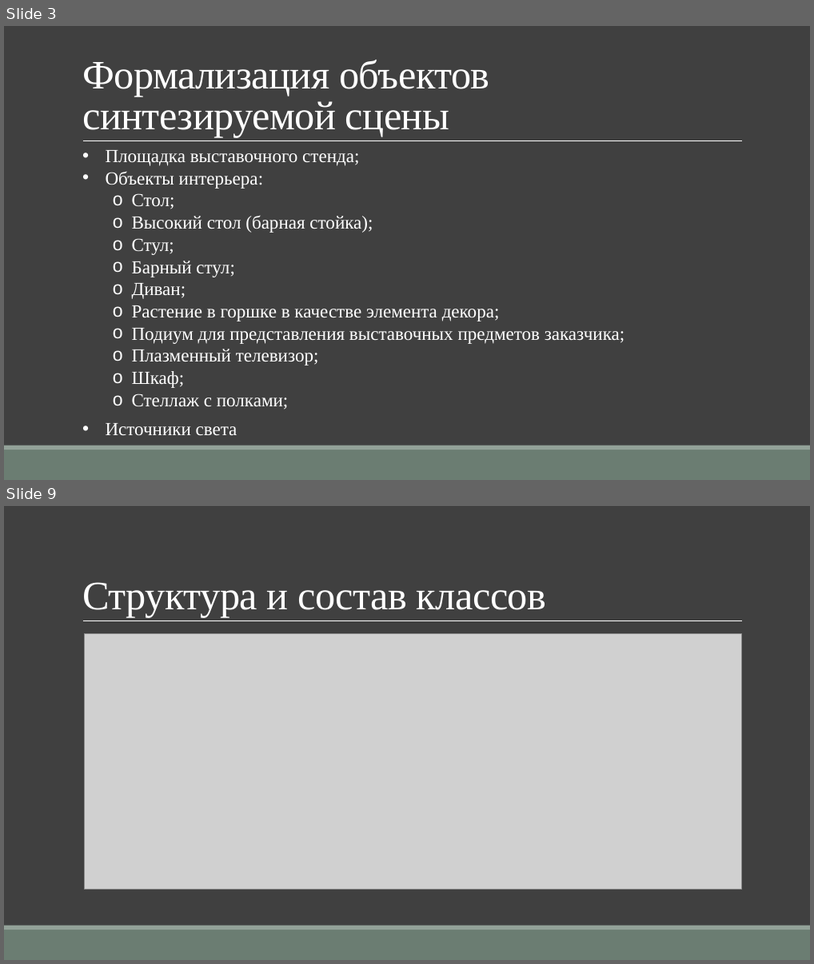
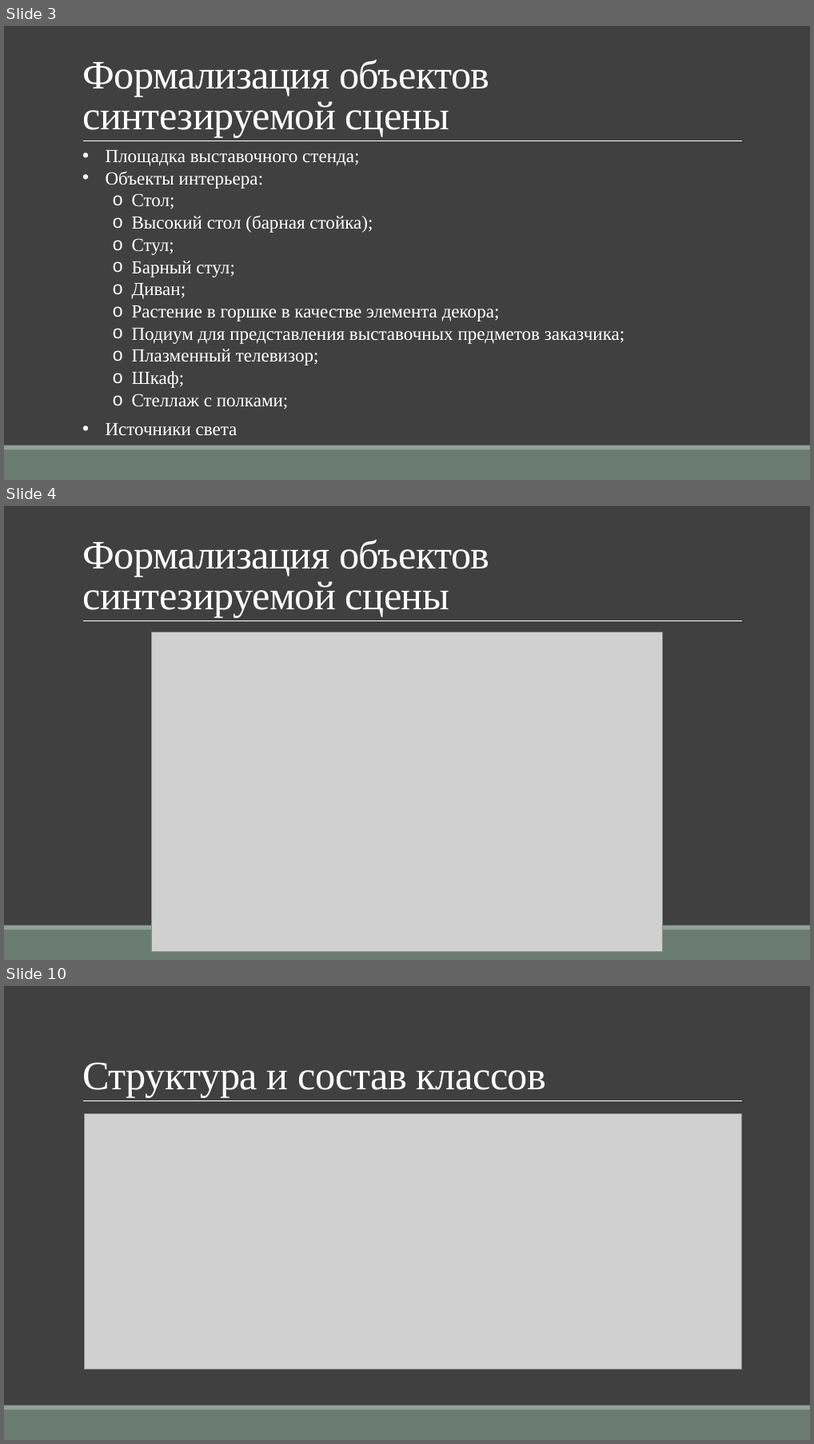
Before and after one commit to TheSawIsTheLaw/ComputerGraphicsCoursework, a slide deck: Presentation/CurseWorkYakuba.pptx. Shown one above the other, each under a label of ours: slides 3 and 9 before the commit, slides 3, 4 and 10 after it; the slides between them are not shown. The pictures are 814x964 and 814x1444 pixels, drawn with LibreOffice and Linux fonts; fonts in the diff are those of the drawing; grey boxes stand for pictures. Boxes give left, top, right and bottom in pixels: in the first picture for what was removed or moved away, otherwise in the second. Text is boxed around its words. In the diff, an @@ line names an element or a change of style, - is before the commit and + after.

```diff
--- a/Presentation/CurseWorkYakuba.pptx
+++ b/Presentation/CurseWorkYakuba.pptx
@@ slide 4 added at box(4, 506, 810, 960), background #404040; not listed: 3 template elements that a slide beside it also shows @@
@@ title added at box(82, 540, 490, 618), 48 pt, text #FFFFFF @@
+Формализация объектов синтезируемой сцены
@@ picture added at box(152, 632, 662, 952) @@
@@ what was slide 9 is now slide 10 @@
```
Also in this commit, not shown: 11 slides changed, 1 other slide added.
